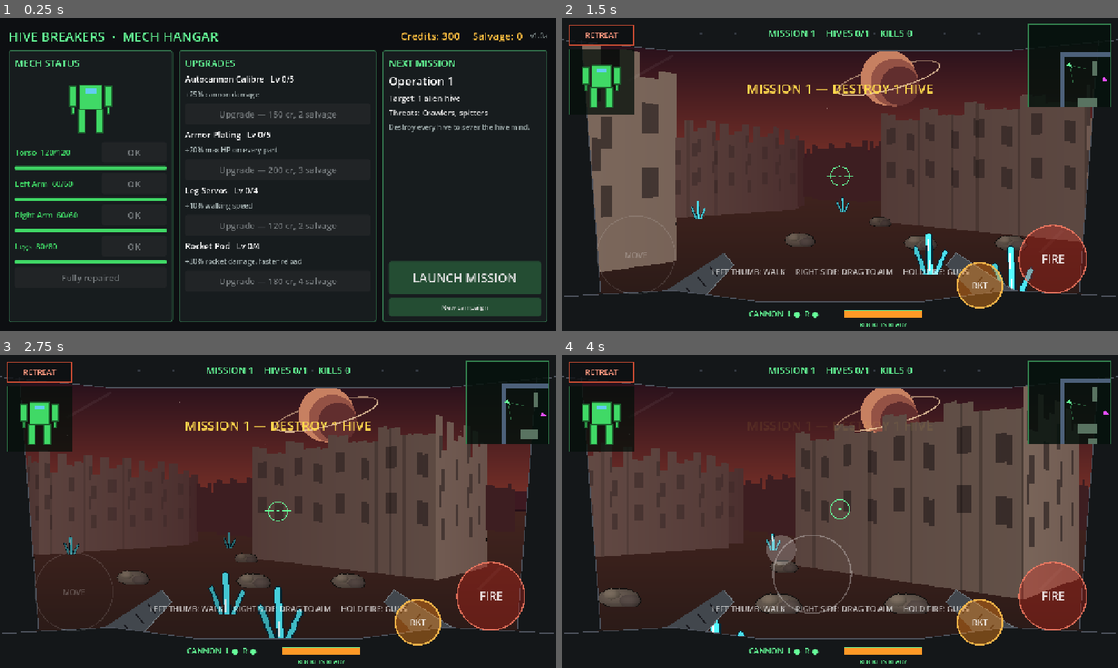
Above: before the commit, frames 1-4 (two rows, left to right).
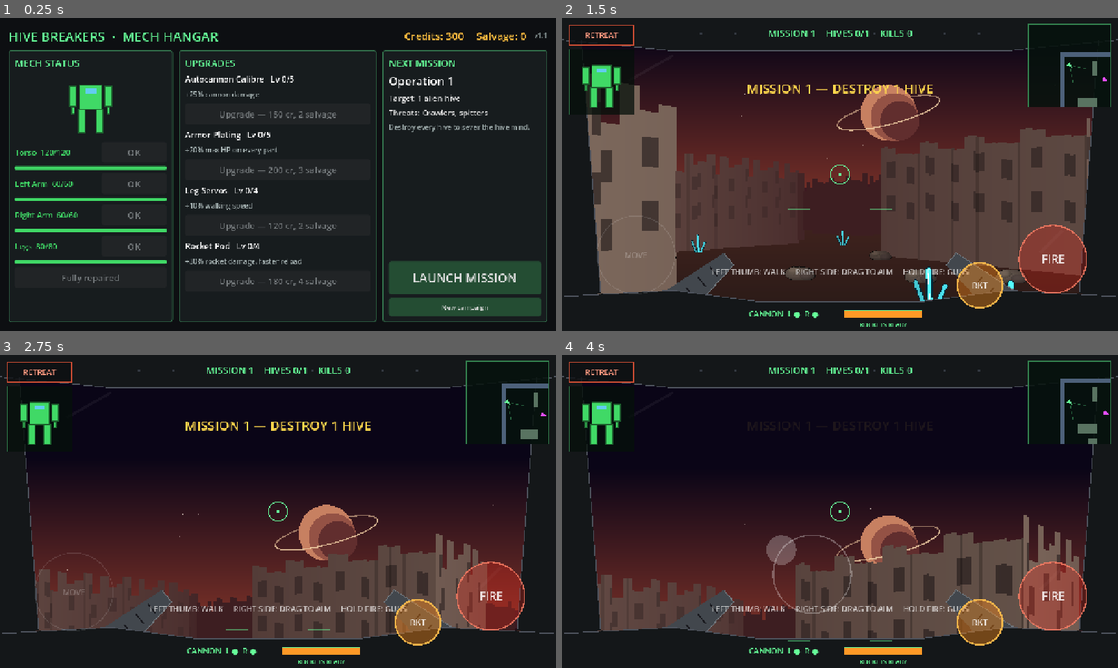
Above: after the commit, the same moments.

Repository: cavaleirobrancopensante/MechFPS-strategyGame
Game: Godot game, scene res://scenes/hangar.tscn
Two runs of this game, one before a commit and one after it. Both use one fixed random seed, a clock stepped at 60 frames per second and the inputs below.
Inputs (mouse positions are in pixels of both pictures, inside the frame that each line leads up to):
- Up to frame 1 (0.25 s): no input
- Up to frame 2 (1.5 s): click "LAUNCH MISSION" at 0.5 s; tap Enter at 1.25 s; move the mouse to (962, 158) at 1.27 s; hold D from 1.28 s (still down); hold T from 1.28 s (still down); click (962, 158) at 1.42 s
- Up to frame 3 (2.75 s): tap Space at 1.52 s; tap G at 1.55 s; release D at 2 s; release T at 2 s; drag from (166, 527) to (250, 574) at 2.02 s
- Up to frame 4 (4 s): move the mouse to (895, 442) at 2.77 s; hold D 2.78-3.5 s; hold T 2.78-3.5 s; tap G at 3.05 s; drag from (812, 574) to (673, 464) at 3.52 s

The runs differ from the first frame. In frame 1, 0.4% of the frame differs, in the area x 72-99%, y 4-8%; in frame 2, 22%; in frame 3, 53%; in frame 4, 53%, in the area x 3-96%, y 8-92%.

Commit message:
1.1: look up/down, shots go where the crosshair points
Drag vertically on the right side to look up and down (y-shearing view).
Cannon shots now hit whatever is under the crosshair instead of auto-aiming
vertically; misses land on the ground, walls or sky. Rockets fly along the
crosshair line in 3D and no longer home in. Horizon ticks show your pitch.

Co-Authored-By: Claude Opus 5.5 <noreply@anthropic.com>
Claude-Session: https://claude.ai/code/session_01WDGadXwAtYZxy9cJsi4Wzt

Diff:
--- a/project.godot
+++ b/project.godot
@@ -8,7 +8,7 @@
 
 config/name="Mech FPS - Hive Breakers"
 config/description="Pilot a mech through alien-infested ruins in a pseudo-3D cockpit view, then repair and upgrade it in the hangar."
-config/version="1.0a"
+config/version="1.1"
 run/main_scene="res://scenes/hangar.tscn"
 config/features=PackedStringArray("4.7", "GL Compatibility")
 
--- a/scripts/battle/battle.gd
+++ b/scripts/battle/battle.gd
@@ -26,6 +26,8 @@
 const PLAYER_R := 0.3
 const KEY_TURN_SPEED := 2.4
 const LOOK_SENS := 0.0065
+const PITCH_SENS := 0.9       ## screen pixels of look per pixel of finger drag
+const PITCH_LIMIT := 0.42     ## max look up/down, as a fraction of screen height
 const JOY_RADIUS := 90.0
 const FIRE_R := 78.0
 const ROCKET_R := 52.0
@@ -88,6 +90,9 @@
 var move_vec := Vector2()
 var look_touch := -1
 var look_last_x := 0.0
+var look_last_y := 0.0
+var pitch := 0.0              ## look up (+) / down (-), in screen pixels
+var horizon_y := 360.0
 var fire_touch := -1
 
 var stars: Array = []
@@ -192,6 +197,9 @@
 func _process(delta: float) -> void:
 	delta = minf(delta, 0.05)
 	time += delta
+	var vh := get_viewport_rect().size.y
+	pitch = clampf(pitch, -vh * PITCH_LIMIT, vh * PITCH_LIMIT)
+	horizon_y = vh * 0.5 + pitch + sin(bob_t * 2.0) * 7.0 * bob_amount
 	if state == State.PLAYING:
 		_update_player(delta)
 		_update_weapons(delta)
@@ -226,6 +234,8 @@
 	if Input.is_physical_key_pressed(KEY_UP): fwd += 1.0
 	if Input.is_physical_key_pressed(KEY_DOWN): fwd -= 1.0
 	angle = wrapf(angle + turn * KEY_TURN_SPEED * delta, -PI, PI)
+	if Input.is_physical_key_pressed(KEY_PAGEUP) or Input.is_physical_key_pressed(KEY_T): pitch += 420.0 * delta
+	if Input.is_physical_key_pressed(KEY_PAGEDOWN) or Input.is_physical_key_pressed(KEY_G): pitch -= 420.0 * delta
 
 	var dir := Vector2.from_angle(angle)
 	var right := Vector2(-dir.y, dir.x)
@@ -261,7 +271,7 @@
 	for i in 2:
 		muzzle[i] = maxf(0.0, muzzle[i] - delta)
 		recoil[i] = maxf(0.0, recoil[i] - delta * 7.0)
-	locked_target = _find_target(0.0)
+	locked_target = _find_target(Vector2.ZERO)
 	var firing := fire_touch >= 0 or Input.is_physical_key_pressed(KEY_SPACE)
 	if firing and fire_cd <= 0.0:
 		_fire_cannon()
@@ -285,24 +295,26 @@
 	shake = maxf(shake, 1.5)
 	Sfx.play("gun", -5.0)
 
-	var spread := rng.randf_range(-0.012, 0.012)
+	# The shot goes exactly where the crosshair points (screen centre),
+	# with a few pixels of random spread.
+	var spread := Vector2(rng.randf_range(-6.0, 6.0), rng.randf_range(-6.0, 6.0))
 	var target = _find_target(spread)
-	var dir := Vector2.from_angle(angle)
-	var right := Vector2(-dir.y, dir.x)
 	var hit_point: Vector2
 	var hit_z := EYE
 	if target != null:
-		var st: Dictionary = target["st"]
 		_damage_alien(target, GameState.cannon_damage())
-		hit_point = target["pos"] - (target["pos"] - pos).normalized() * 0.2
-		hit_z = st["h"] * 0.55
+		var tp: Vector2 = target["pos"]
+		hit_point = tp - (tp - pos).normalized() * 0.2
+		hit_z = _aim_height_at(spread, pos.distance_to(hit_point))
 		explosions.append({"pos": hit_point, "z": hit_z, "t": 0.0, "dur": 0.22, "size": 0.3, "col": Color(0.6, 1.0, 0.3)})
 	else:
-		var col := clampi(int((spread + 1.0) * 0.5 * COLUMNS), 0, COLUMNS - 1)
-		var rd := dir + right * FOV_PLANE * spread
-		hit_point = pos + rd * minf(zbuf[col], MAX_VIEW) * 0.98
-		hit_z = EYE + rng.randf_range(-0.2, 0.2)
-		explosions.append({"pos": hit_point, "z": hit_z, "t": 0.0, "dur": 0.16, "size": 0.22, "col": Color(1.0, 0.8, 0.4)})
+		var impact := _aim_impact(spread)
+		hit_point = impact["pos"]
+		hit_z = impact["z"]
+		if impact["kind"] == "ground":
+			explosions.append({"pos": hit_point, "z": 0.05, "t": 0.0, "dur": 0.25, "size": 0.3, "col": Color(0.6, 0.45, 0.3)})
+		elif impact["kind"] == "wall":
+			explosions.append({"pos": hit_point, "z": hit_z, "t": 0.0, "dur": 0.16, "size": 0.22, "col": Color(1.0, 0.8, 0.4)})
 	tracers.append({"g": g, "pos": hit_point, "z": hit_z, "t": 0.05})
 
 
@@ -311,18 +323,24 @@
 		return
 	rocket_cd = GameState.rocket_cooldown()
 	var dir := Vector2.from_angle(angle)
-	if locked_target != null:
-		dir = (locked_target["pos"] - pos).normalized()
-	projectiles.append({"kind": "rocket", "pos": pos + dir * 0.4, "vel": dir * 10.0, "z": 0.75, "life": 3.0})
+	# Climb/dive rate matching the crosshair line: aiming below the horizon dives.
+	var s := get_viewport_rect().size
+	var slope := -(s.y * 0.5 - horizon_y) / (s.x * 0.5 / FOV_PLANE)
+	projectiles.append({"kind": "rocket", "pos": pos + dir * 0.4, "vel": dir * 10.0, "z": EYE + slope * 0.4, "vz": slope * 10.0, "life": 3.0})
 	Sfx.play("rocket", -2.0)
 	shake = maxf(shake, 4.0)
 
 
-func _find_target(spread: float):
+func _aim_point(spread: Vector2) -> Vector2:
+	return get_viewport_rect().size * 0.5 + spread
+
+
+func _find_target(spread: Vector2):
+	## Returns the nearest alien whose sprite is under the crosshair, or null.
 	var s := get_viewport_rect().size
 	var proj_scale := s.x * 0.5 / FOV_PLANE
-	var aim_x := s.x * 0.5 * (1.0 + spread)
-	var col := clampi(int((spread + 1.0) * 0.5 * COLUMNS), 0, COLUMNS - 1)
+	var aim := _aim_point(spread)
+	var col := clampi(int(aim.x / s.x * COLUMNS), 0, COLUMNS - 1)
 	var wall_d := zbuf[col]
 	var best = null
 	var best_d := INF
@@ -330,13 +348,51 @@
 		if a["dead"]:
 			continue
 		var pr := _project(a["pos"])
-		if pr.y <= 0.2 or pr.y > wall_d + 0.4 or pr.y > MAX_VIEW:
-			continue
-		var half: float = a["st"]["w"] * 0.5 * proj_scale / pr.y * 0.85
-		if absf(pr.x - aim_x) < half + 4.0 and pr.y < best_d:
+		if pr.y <= 0.2 or pr.y > wall_d or pr.y > MAX_VIEW:
+			continue
+		var st: Dictionary = a["st"]
+		var half_w: float = st["w"] * 0.5 * proj_scale / pr.y * 0.8
+		var bottom := horizon_y + EYE * proj_scale / pr.y
+		var top: float = bottom - st["h"] * proj_scale / pr.y * 0.95
+		if absf(pr.x - aim.x) < half_w and aim.y > top and aim.y < bottom and pr.y < best_d:
 			best = a
 			best_d = pr.y
 	return best
+
+
+func _aim_ray(spread: Vector2) -> Vector2:
+	## World direction of the aim point (forward component = 1).
+	var s := get_viewport_rect().size
+	var dir := Vector2.from_angle(angle)
+	var right := Vector2(-dir.y, dir.x)
+	var cam_x := _aim_point(spread).x / s.x * 2.0 - 1.0
+	return dir + right * FOV_PLANE * cam_x
+
+
+func _aim_height_at(spread: Vector2, depth: float) -> float:
+	## Height of the crosshair line at a given forward distance.
+	var s := get_viewport_rect().size
+	var proj_scale := s.x * 0.5 / FOV_PLANE
+	return EYE - (_aim_point(spread).y - horizon_y) * depth / proj_scale
+
+
+func _aim_impact(spread: Vector2) -> Dictionary:
+	## Where a shot that misses every alien lands: ground, wall, or sky.
+	var s := get_viewport_rect().size
+	var proj_scale := s.x * 0.5 / FOV_PLANE
+	var aim := _aim_point(spread)
+	var rd := _aim_ray(spread)
+	var col := clampi(int(aim.x / s.x * COLUMNS), 0, COLUMNS - 1)
+	var wall_d := minf(zbuf[col], MAX_VIEW)
+	var below := aim.y - horizon_y
+	if below > 0.5:
+		var ground_d := EYE * proj_scale / below
+		if ground_d < wall_d:
+			return {"kind": "ground", "pos": pos + rd * ground_d, "z": 0.0}
+	var z := _aim_height_at(spread, wall_d)
+	if z >= 0.0 and z <= WALL_H and zbuf[col] < MAX_VIEW:
+		return {"kind": "wall", "pos": pos + rd * wall_d * 0.98, "z": z}
+	return {"kind": "sky", "pos": pos + rd * MAX_VIEW, "z": _aim_height_at(spread, MAX_VIEW)}
 
 
 func _project(world: Vector2) -> Vector2:
@@ -544,13 +600,15 @@
 		if pr["kind"] == "rocket":
 			if puff:
 				explosions.append({"pos": pr["pos"], "z": pr["z"], "t": 0.0, "dur": 0.5, "size": 0.18, "col": Color(0.55, 0.52, 0.5), "smoke": true})
-			var hit: bool = map.is_wall_at(np) or pr["life"] <= 0.0
+			pr["z"] += pr["vz"] * delta
+			var rz: float = pr["z"]
+			var hit: bool = (map.is_wall_at(np) and rz < WALL_H) or rz <= 0.05 or pr["life"] <= 0.0
 			for a in aliens:
-				if not a["dead"] and a["pos"].distance_to(np) < a["st"]["r"] + 0.3:
+				if not a["dead"] and a["pos"].distance_to(np) < a["st"]["r"] + 0.3 and rz < a["st"]["h"] + 0.2:
 					hit = true
 					break
 			if hit:
-				_explode_rocket(pr["pos"])
+				_explode_rocket(pr["pos"], maxf(rz, 0.1))
 				pr["life"] = -1.0
 				continue
 		else:
@@ -566,8 +624,8 @@
 	projectiles = projectiles.filter(func(pr): return pr["life"] > 0.0)
 
 
-func _explode_rocket(p: Vector2) -> void:
-	explosions.append({"pos": p, "z": 0.7, "t": 0.0, "dur": 0.75, "size": 1.4, "col": Color(1.0, 0.6, 0.2)})
+func _explode_rocket(p: Vector2, z: float) -> void:
+	explosions.append({"pos": p, "z": z, "t": 0.0, "dur": 0.75, "size": 1.4, "col": Color(1.0, 0.6, 0.2)})
 	for i in 3:
 		var off := Vector2(rng.randf_range(-0.5, 0.5), rng.randf_range(-0.5, 0.5))
 		explosions.append({"pos": p + off, "z": rng.randf_range(0.3, 1.2), "t": -0.06 * (i + 1), "dur": 0.6, "size": 0.9, "col": Color(1.0, 0.75, 0.3)})
@@ -578,7 +636,7 @@
 		if a["dead"]:
 			continue
 		var dd: float = a["pos"].distance_to(p)
-		if dd < 1.9:
+		if dd < 1.9 and z < a["st"]["h"] + 1.2:
 			_damage_alien(a, GameState.rocket_damage() * (1.0 - dd / 1.9 * 0.6))
 
 
@@ -678,6 +736,7 @@
 			elif look_touch < 0:
 				look_touch = event.index
 				look_last_x = p.x
+				look_last_y = p.y
 		else:
 			if event.index == move_touch:
 				move_touch = -1
@@ -692,10 +751,13 @@
 			move_vec = v.limit_length(1.0) if v.length() > 0.12 else Vector2.ZERO
 		elif event.index == look_touch:
 			angle = wrapf(angle + (event.position.x - look_last_x) * LOOK_SENS, -PI, PI)
+			pitch -= (event.position.y - look_last_y) * PITCH_SENS
 			look_last_x = event.position.x
+			look_last_y = event.position.y
 		elif event.index == fire_touch:
 			# Sliding your thumb on the fire button also turns the mech.
 			angle = wrapf(angle + event.relative.x * LOOK_SENS * 0.7, -PI, PI)
+			pitch -= event.relative.y * PITCH_SENS * 0.7
 
 
 func _fire_center(s: Vector2) -> Vector2:
@@ -722,7 +784,7 @@
 	draw_set_transform(shake_off)
 
 	var proj_scale := w * 0.5 / FOV_PLANE
-	var horizon := h * 0.5 + sin(bob_t * 2.0) * 7.0 * bob_amount
+	var horizon := horizon_y
 	_draw_sky(w, h, horizon)
 	_draw_ground(w, h, horizon)
 	_draw_walls(w, h, horizon, proj_scale)
@@ -744,22 +806,23 @@
 
 
 func _draw_sky(w: float, h: float, horizon: float) -> void:
+	draw_rect(Rect2(-40, -40, w + 80, horizon - h * 0.55 + 41), Color(0.04, 0.02, 0.09))
 	draw_polygon(
-		PackedVector2Array([Vector2(-40, -40), Vector2(w + 40, -40), Vector2(w + 40, horizon), Vector2(-40, horizon)]),
+		PackedVector2Array([Vector2(-40, horizon - h * 0.55), Vector2(w + 40, horizon - h * 0.55), Vector2(w + 40, horizon), Vector2(-40, horizon)]),
 		PackedColorArray([Color(0.04, 0.02, 0.09), Color(0.04, 0.02, 0.09), Color(0.5, 0.2, 0.16), Color(0.5, 0.2, 0.16)]))
 	var half_fov := atan(FOV_PLANE) + 0.05
 	for st in stars:
 		var rel := wrapf(st["a"] - angle, -PI, PI)
 		if absf(rel) > half_fov:
 			continue
-		var y: float = horizon * (1.0 - st["e"]) * 0.9
+		var y: float = horizon - st["e"] * h * 0.45
 		var b: float = st["b"] * (0.6 + 0.4 * sin(time * 2.0 + st["a"] * 9.0))
-		draw_rect(Rect2(_sky_x(rel, w), y, 2, 2), Color(1, 0.95, 0.9, b * clampf(1.0 - y / horizon, 0.0, 1.0) * 1.3))
+		draw_rect(Rect2(_sky_x(rel, w), y, 2, 2), Color(1, 0.95, 0.9, b * clampf((horizon - y) / (h * 0.45), 0.0, 1.0) * 1.3))
 
 	# Ringed gas giant hanging over the battlefield.
 	var prel := wrapf(0.9 - angle, -PI, PI)
 	if absf(prel) < half_fov + 0.3:
-		var c := Vector2(_sky_x(prel, w), horizon * 0.38)
+		var c := Vector2(_sky_x(prel, w), horizon - h * 0.31)
 		var r := 64.0
 		var ring: Array[Vector2] = []
 		for i in 49:
@@ -1071,7 +1134,10 @@
 func _draw_hud(w: float, h: float, horizon: float, proj_scale: float) -> void:
 	var hud := Color(0.4, 1.0, 0.6)
 	var locked := locked_target != null
-	var cc := Vector2(w * 0.5, horizon)
+	var cc := Vector2(w * 0.5, h * 0.5)
+	# Horizon ticks so you can tell how far up or down you're looking.
+	for sgn in [-1.0, 1.0]:
+		draw_line(Vector2(w * 0.5 + sgn * 70.0, horizon), Vector2(w * 0.5 + sgn * 120.0, horizon), Color(0.4, 1.0, 0.6, 0.45), 2.0)
 	var ch_col := Color(1.0, 0.3, 0.2) if locked else hud
 	draw_arc(cc, 22.0, 0, TAU, 32, ch_col, 2.0)
 	for d in [Vector2(1, 0), Vector2(-1, 0), Vector2(0, 1), Vector2(0, -1)]:
--- a/scripts/game_state.gd
+++ b/scripts/game_state.gd
@@ -1,7 +1,7 @@
 extends Node
 ## Campaign state shared between the hangar and battles (autoload "GameState").
 
-const VERSION := "1.0a"
+const VERSION := "1.1"
 const SAVE_PATH := "user://mechfps_save.cfg"
 
 const PARTS := ["torso", "left_arm", "right_arm", "legs"]
Not shown, changed: DESIGN.md
Not shown, changed: README.md
